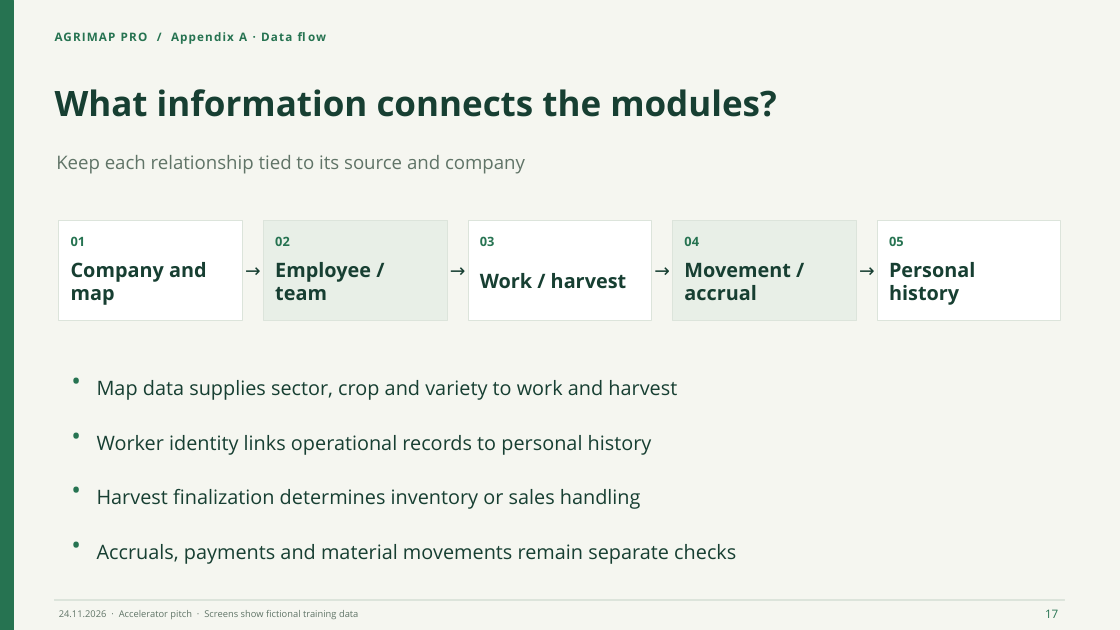
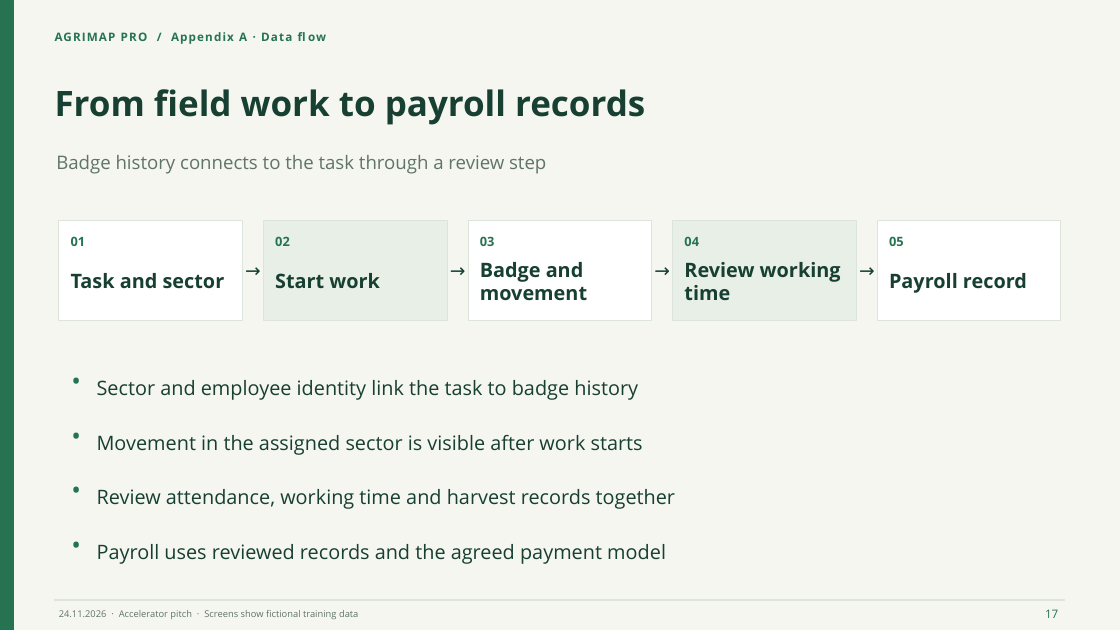
Before and after one commit to nishno/arimap-pro, a slide deck: slide 17 of documents/presentations/accelerator-en/AgriMap-Pro-Accelerator-Pitch-en.pptx. Drawn at 1120x630 pixels with LibreOffice and Linux fonts; fonts in the diff are those of the drawing. Boxes give left, top, right and bottom in pixels: in the first picture for what was removed or moved away, otherwise in the second. Text is boxed around its words. In the diff, an @@ line names an element or a change of style, - is before the commit and + after.

Commit message:
Connect LoRaWAN badge tracking to the workforce and payroll pitch

```diff
--- a/documents/presentations/accelerator-en/AgriMap-Pro-Accelerator-Pitch-en.pptx
+++ b/documents/presentations/accelerator-en/AgriMap-Pro-Accelerator-Pitch-en.pptx
@@ text at (x1=55, y1=89, x2=645, y2=125): text changed @@
-What information connects the modules?
+From field work to payroll records
@@ text at (x1=56, y1=155, x2=546, y2=174): text changed @@
-Keep each relationship tied to its source and company
+Badge history connects to the task through a review step
@@ text at (x1=480, y1=262, x2=587, y2=301): text changed @@
-Work / harvest
+Badge and movement
@@ text at (x1=684, y1=262, x2=841, y2=300): text changed @@
-Movement / accrual
+Review working time
@@ text at (x1=71, y1=273, x2=225, y2=289): text changed @@
-Company and map
+Task and sector
@@ text at (x1=275, y1=273, x2=380, y2=288): text changed @@
-Employee / team
+Start work
@@ text at (x1=889, y1=273, x2=1027, y2=293): text changed @@
-Personal history
+Payroll record
@@ text at (x1=97, y1=380, x2=638, y2=400): text changed @@
-Map data supplies sector, crop and variety to work and harvest
+Sector and employee identity link the task to badge history
@@ text at (x1=97, y1=435, x2=643, y2=455): text changed @@
-Worker identity links operational records to personal history
+Movement in the assigned sector is visible after work starts
@@ text at (x1=97, y1=489, x2=675, y2=509): text changed @@
-Harvest finalization determines inventory or sales handling
+Review attendance, working time and harvest records together
@@ text at (x1=97, y1=544, x2=666, y2=564): text changed @@
-Accruals, payments and material movements remain separate checks
+Payroll uses reviewed records and the agreed payment model
```
Also in this commit, not shown: 2 other slides changed, 12 other files.
